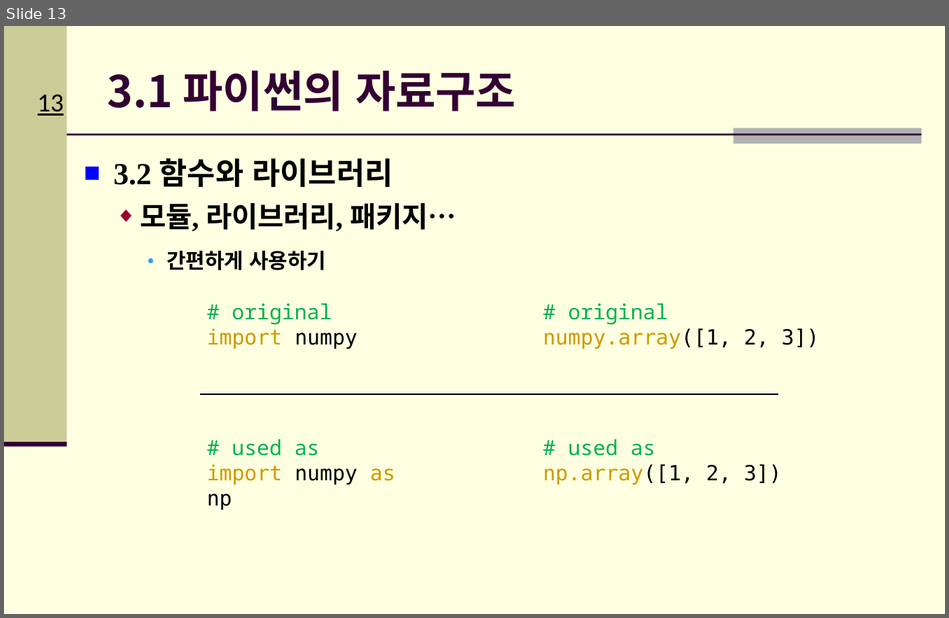
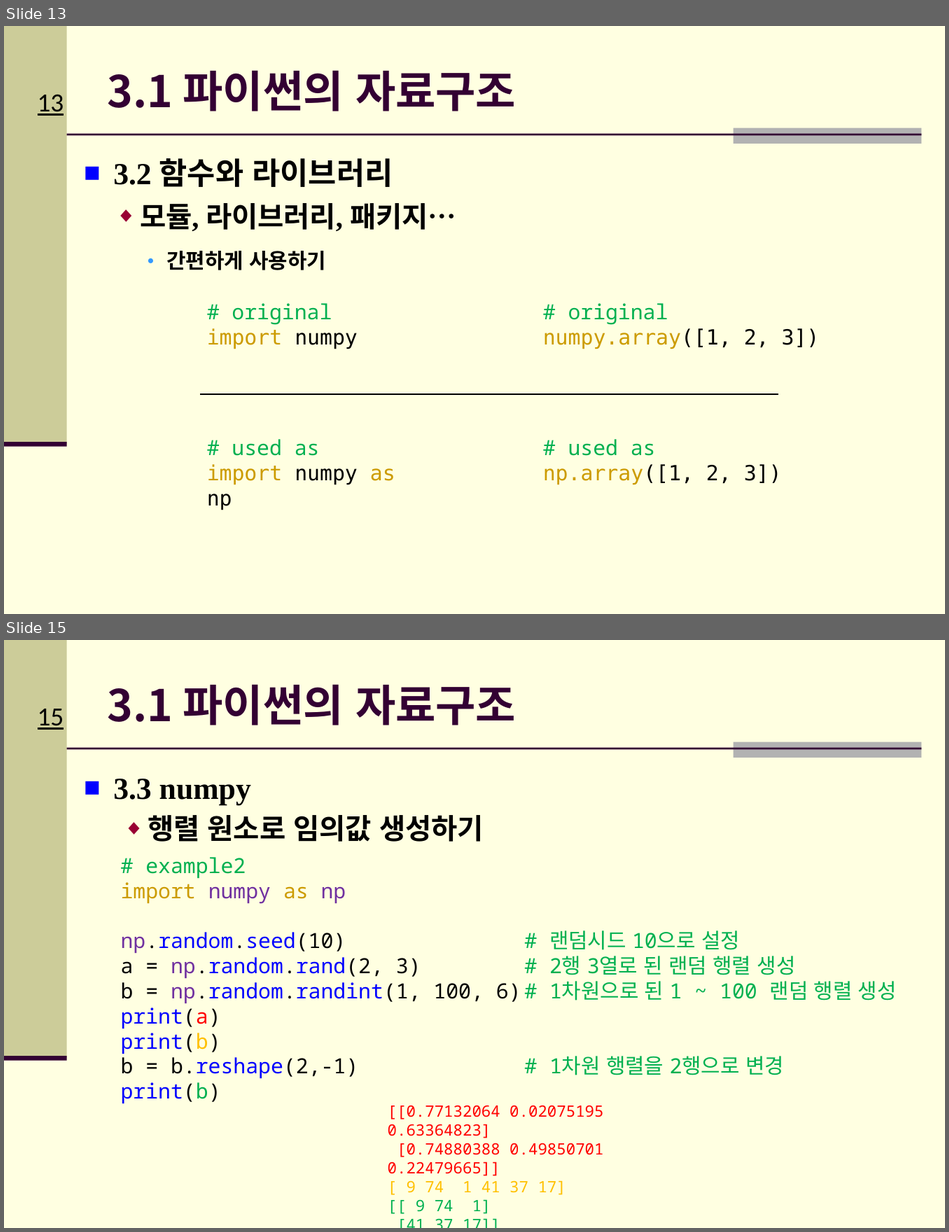
Before and after one commit to Hitbee-dev/OpenCV-Python, a slide deck: 2022-09-20/documents/CH_03_파이썬 기초_실습2.pptx. Shown one above the other, each under a label of ours: slide 13 before the commit, slides 13 and 15 after it; the slides between them are not shown. The pictures are 949x618 and 949x1232 pixels, drawn with LibreOffice and Linux fonts; fonts in the diff are those of the drawing; background and template pictures are left out. Boxes give left, top, right and bottom in pixels: in the first picture for what was removed or moved away, otherwise in the second. Text is boxed around its words. In the diff, an @@ line names an element or a change of style, - is before the commit and + after.

Commit message:
Update: numpy

```diff
--- a/2022-09-20/documents/CH_03_파이썬 기초_실습2.pptx
+++ b/2022-09-20/documents/CH_03_파이썬 기초_실습2.pptx
@@ slide 15 added at (4,640,945,1228), background #FFFFE1; not listed: 5 template elements that a slide beside it also shows @@
@@ title added at (108,684,516,725), 33.3 pt, text #330033, bold @@
+3.1 파이썬의 자료구조
@@ text added at (113,779,483,842), 21.7 pt, text #000000, bold @@
+■ 3.3 numpy
+  ◆ 행렬 원소로 임의값 생성하기
@@ text added at (121,857,521,1104), 16 pt, text #0000FF @@
+# example2
+import numpy as np
+np.random.seed(10)
+a = np.random.rand(2, 3)
+b = np.random.randint(1, 100, 6)
+print(a)
+print(b)
+b = b.reshape(2,-1)
+print(b)
@@ text added at (549,930,896,1075), 16 pt, text #00B050 @@
+# 랜덤시드 10으로 설정
+# 2행 3열로 된 랜덤 행렬 생성
+# 1차원으로 된 1 ~ 100 랜덤 행렬 생성
+# 1차원 행렬을 2행으로 변경
@@ text added at (388,1105,603,1212), 12 pt, text #FF0000 @@
+[[0.77132064 0.02075195 0.63364823]
+[0.74880388 0.49850701 0.22479665]]
+[ 9 74 1 41 37 17]
+[[ 9 74 1]
+[41 37 17]]
```
Also in this commit, not shown: 1 slide changed, 1 other file.
